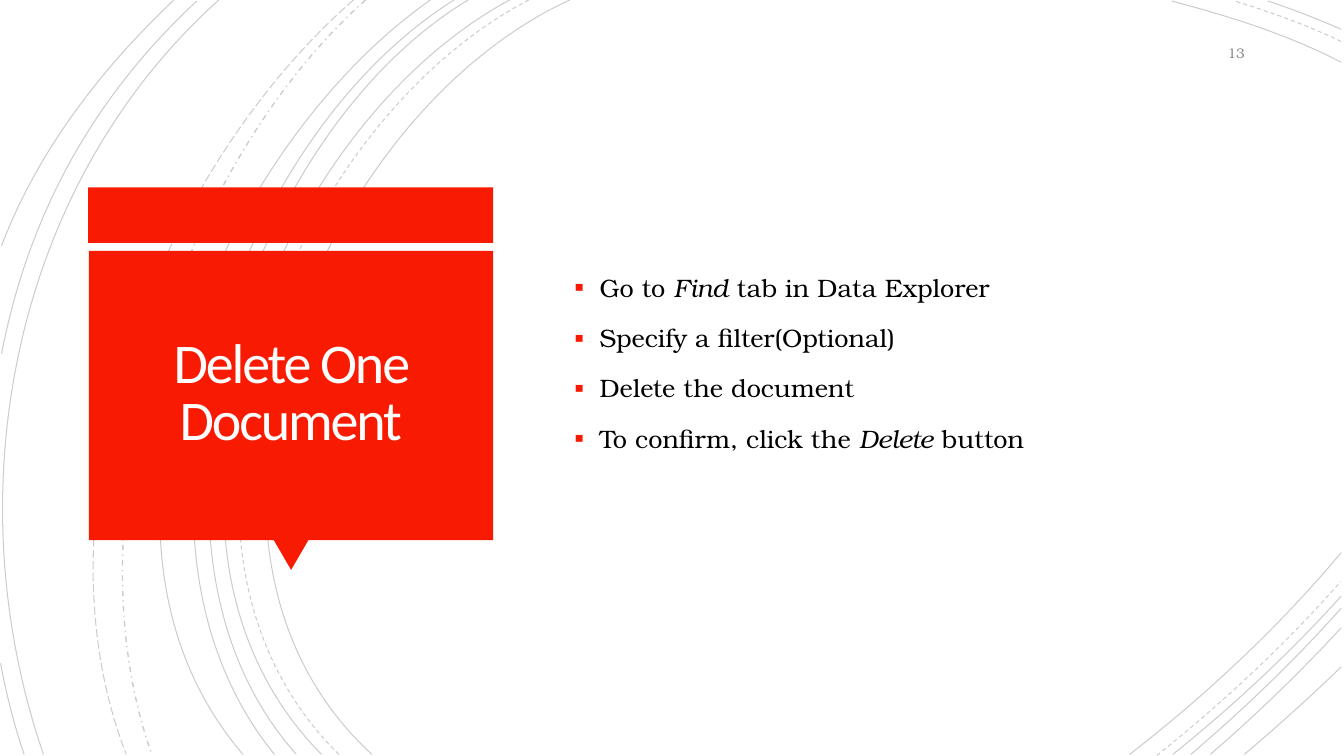
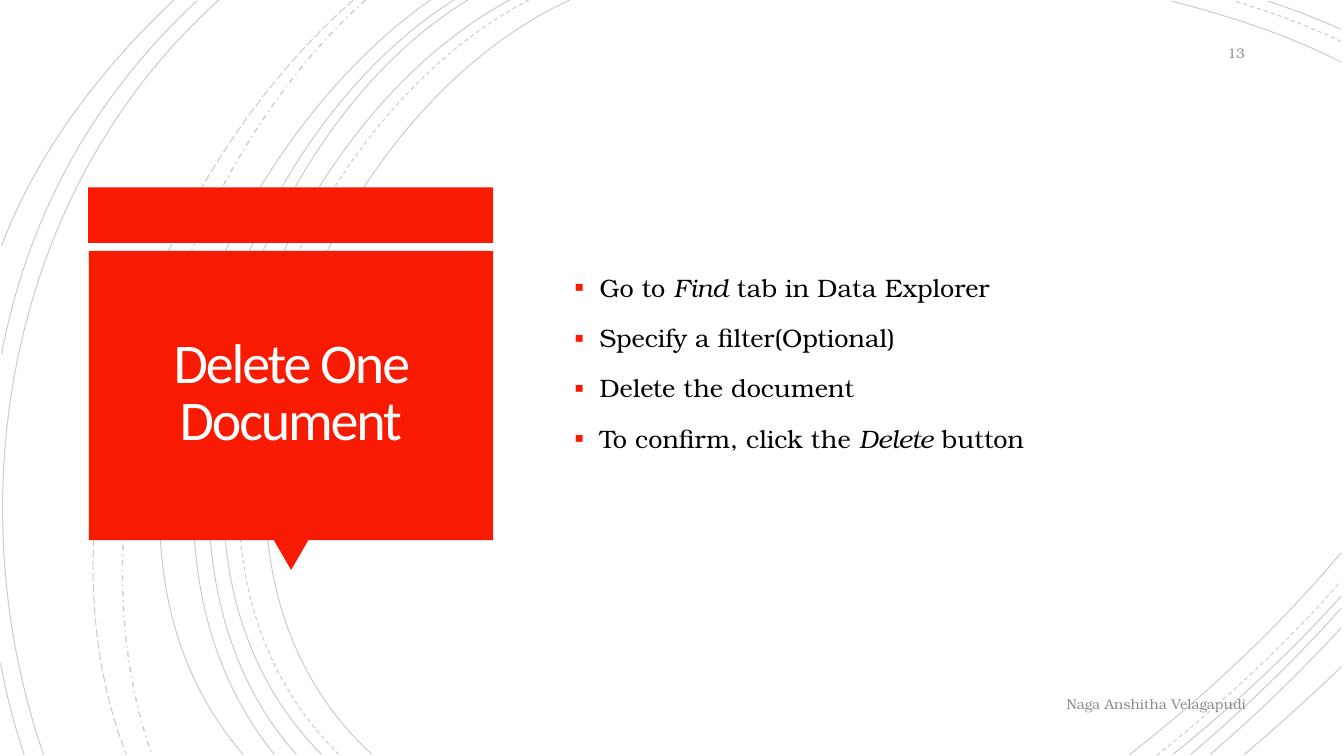
Before and after one commit to anshithavelagapudi/MongoDb-Project, a slide deck: slide 13 of CRUD Operations/MongoDB CRUD Operations.pptx. Drawn at 1344x756 pixels with LibreOffice and Linux fonts; fonts in the diff are those of the drawing. Boxes give left, top, right and bottom in pixels: in the first picture for what was removed or moved away, otherwise in the second. Text is boxed around its words. In the diff, an @@ line names an element or a change of style, - is before the commit and + after.

```diff
--- a/CRUD Operations/MongoDB CRUD Operations.pptx
+++ b/CRUD Operations/MongoDB CRUD Operations.pptx
@@ text added at bbox=[1067, 696, 1246, 714], 10 pt, text #8C8C8C @@
+Naga Anshitha Velagapudi
```
Also in this commit, not shown: 10 other slides changed, 2 other files.
